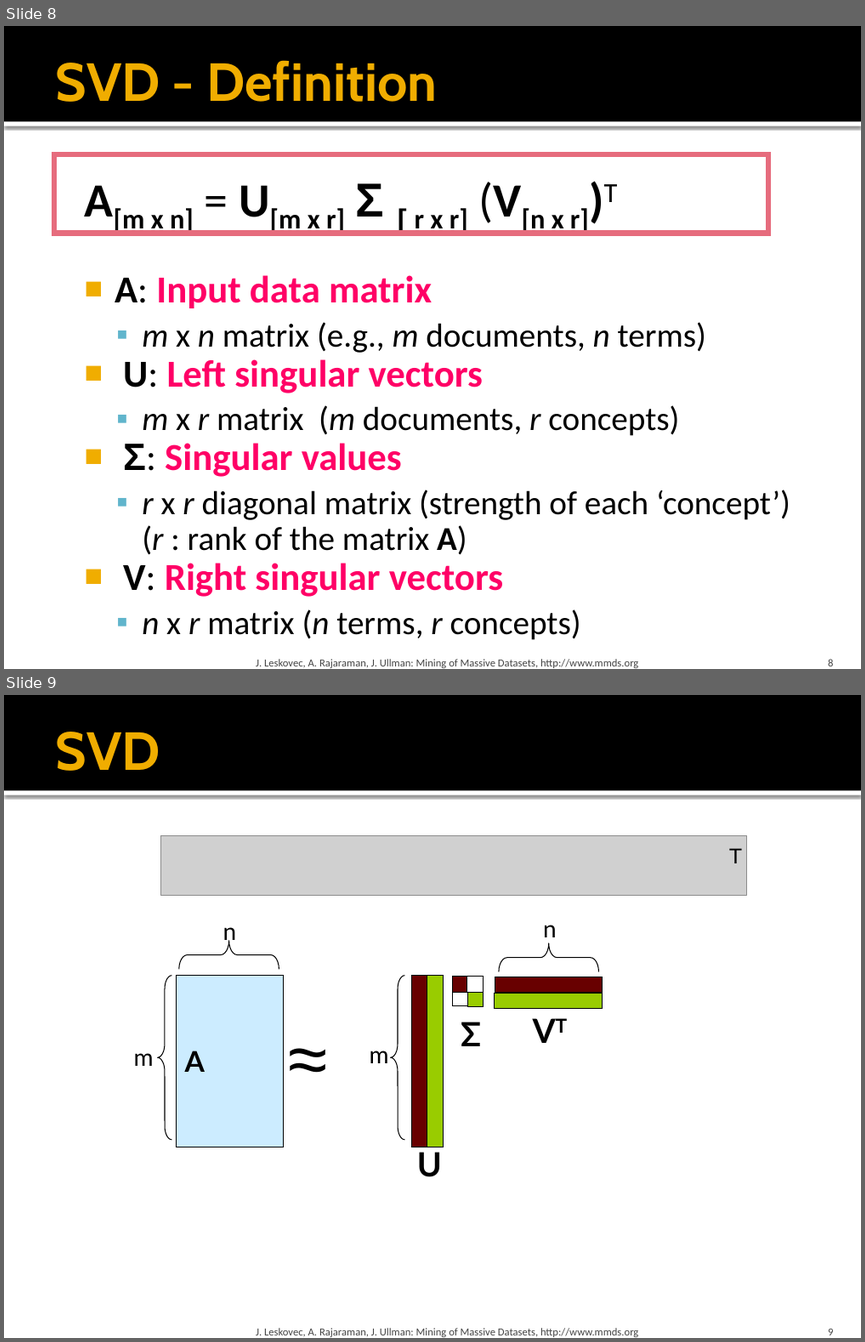
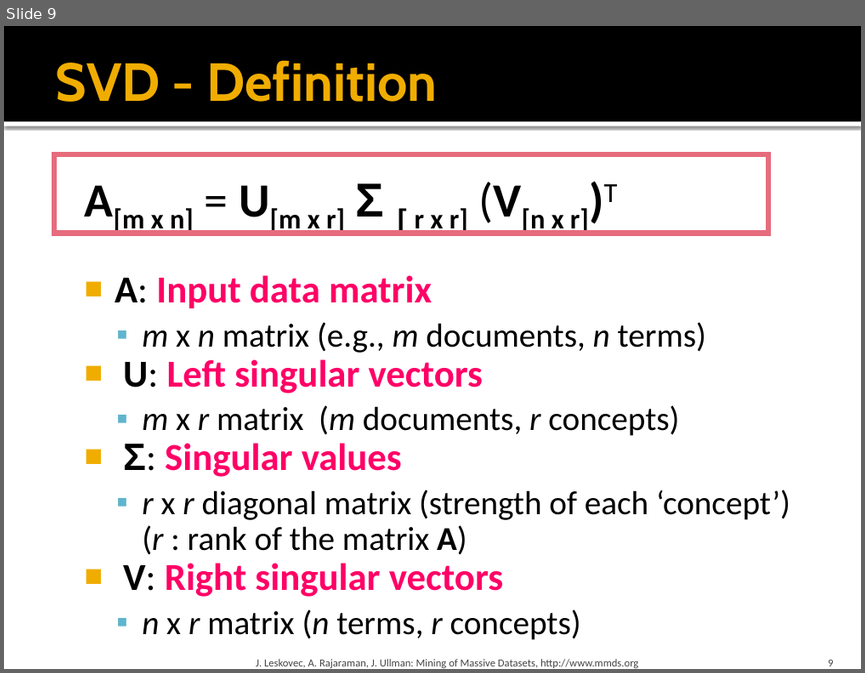
Before and after one commit to yaoyichi/yaoyichi.github.io, a slide deck: spatial-ai/w4w5.3-ch11-dimred.pptx. Shown one above the other, each under a label of ours: slides 8 and 9 before the commit, slide 9 after it. The pictures are 865x1342 and 865x673 pixels, drawn with LibreOffice and Linux fonts; fonts in the diff are those of the drawing; grey boxes stand for pictures. Boxes give left, top, right and bottom in pixels: in the first picture for what was removed or moved away, otherwise in the second. Text is boxed around its words. In the diff, an @@ line names an element or a change of style, - is before the commit and + after.

```diff
--- a/spatial-ai/w4w5.3-ch11-dimred.pptx
+++ b/spatial-ai/w4w5.3-ch11-dimred.pptx
@@ slide 9 removed at bbox=[4, 695, 861, 1338], background #FFFFFF; not listed: 2 template elements that a slide beside it also shows @@
@@ title removed at bbox=[55, 732, 160, 771] @@
-SVD
@@ picture removed at bbox=[160, 835, 746, 895] @@
@@ text removed at bbox=[729, 848, 742, 863] @@
-T
@@ left brace removed at bbox=[179, 941, 279, 970] @@
@@ text removed at bbox=[223, 927, 237, 944] @@
-n
@@ left brace removed at bbox=[499, 943, 599, 972] @@
@@ text removed at bbox=[543, 925, 556, 937] @@
-n
@@ left brace removed at bbox=[157, 975, 172, 1140] @@
@@ rectangle removed at bbox=[177, 975, 284, 1147] @@
-A
@@ left brace removed at bbox=[391, 975, 405, 1140] @@
@@ rectangle removed at bbox=[412, 975, 427, 1146] @@
@@ rectangle removed at bbox=[426, 975, 443, 1146] @@
@@ rectangle removed at bbox=[452, 976, 483, 1006] @@
@@ rectangle removed at bbox=[452, 975, 467, 992] @@
@@ rectangle removed at bbox=[467, 992, 482, 1006] @@
@@ rectangle removed at bbox=[494, 993, 602, 1009] @@
@@ rectangle removed at bbox=[495, 977, 603, 993] @@
@@ text removed at bbox=[280, 1009, 371, 1103] @@
-≈
@@ text removed at bbox=[460, 1021, 481, 1046] @@
-Σ
@@ text removed at bbox=[524, 1006, 579, 1055] @@
-VT
@@ text removed at bbox=[370, 1050, 389, 1063] @@
-m
@@ text removed at bbox=[134, 1053, 154, 1066] @@
-m
@@ text removed at bbox=[417, 1151, 442, 1177] @@
-U
@@ text removed at bbox=[256, 1327, 638, 1337] @@
-J. Leskovec, A. Rajaraman, J. Ullman: Mining of Massive Datasets, http://www.mmds.org
@@ page number removed at bbox=[828, 1328, 833, 1335] @@
-9
@@ what was slide 8 is now slide 9 @@
@@ page number at bbox=[828, 659, 833, 666]: text changed @@
-8
+9
```
Also in this commit, not shown: 7 slides changed, 1 slide added, 14 other slides removed, 4 other files.
